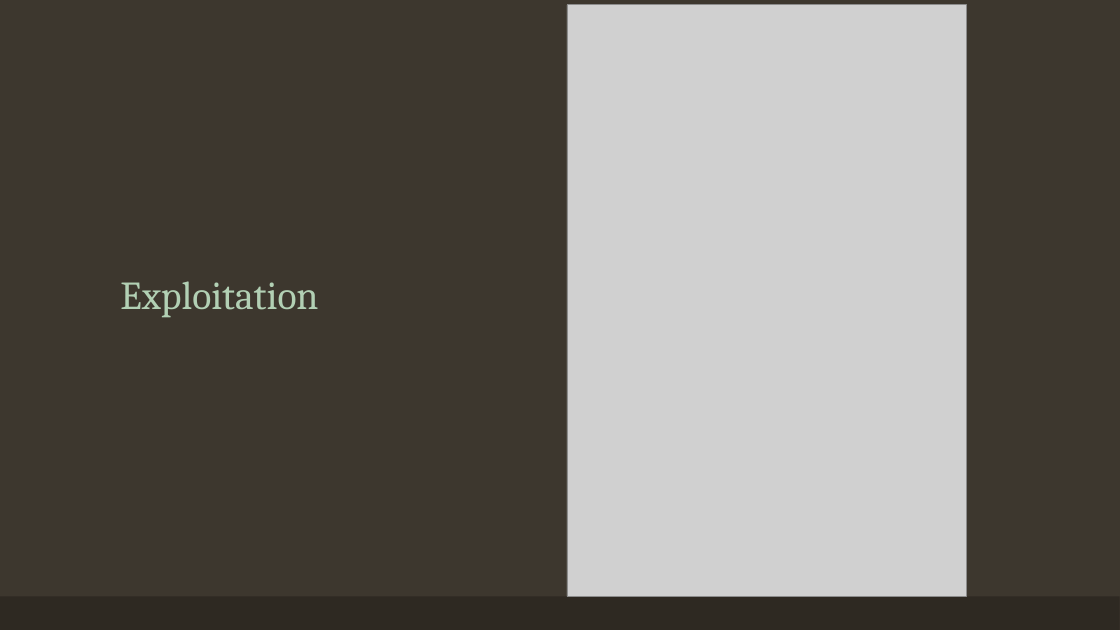
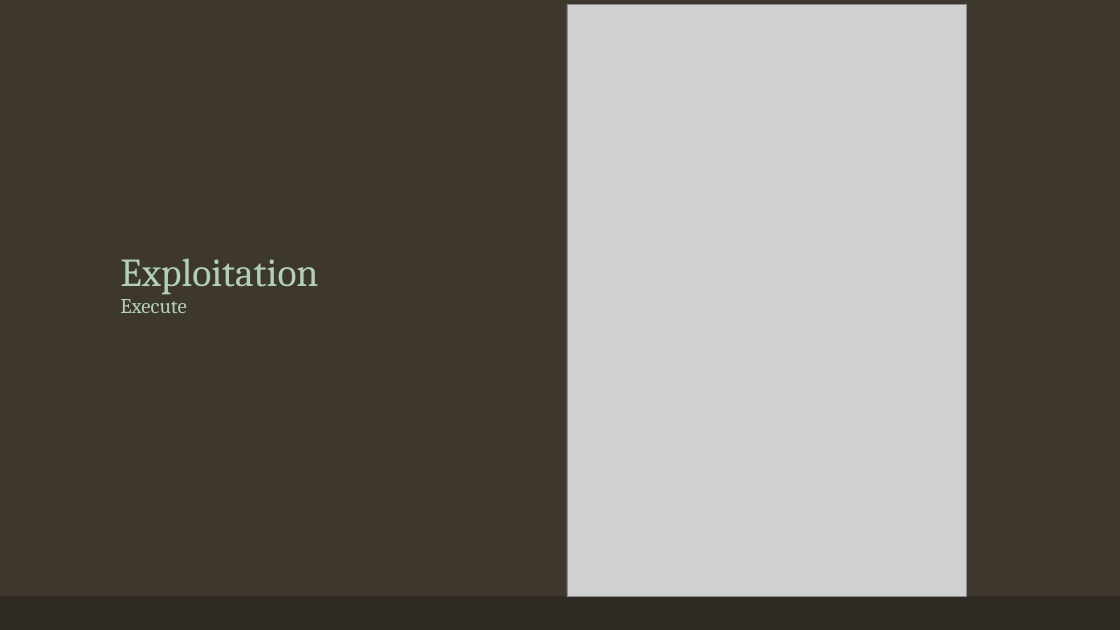
Before and after one commit to PeterWalker-Inc/ransomware, a slide deck: slide 9 of Ransomware.pptx. Drawn at 1120x630 pixels with LibreOffice and Linux fonts; fonts in the diff are those of the drawing; grey boxes stand for pictures. Boxes give left, top, right and bottom in pixels: in the first picture for what was removed or moved away, otherwise in the second. Text is boxed around its words. In the diff, an @@ line names an element or a change of style, - is before the commit and + after.

```diff
--- a/Ransomware.pptx
+++ b/Ransomware.pptx
@@ title at (x1=120, y1=258, x2=318, y2=313): text changed @@
-Exploitation
+Exploitation
+Execute
```
Also in this commit, not shown: 8 other slides changed, 7 other files.
